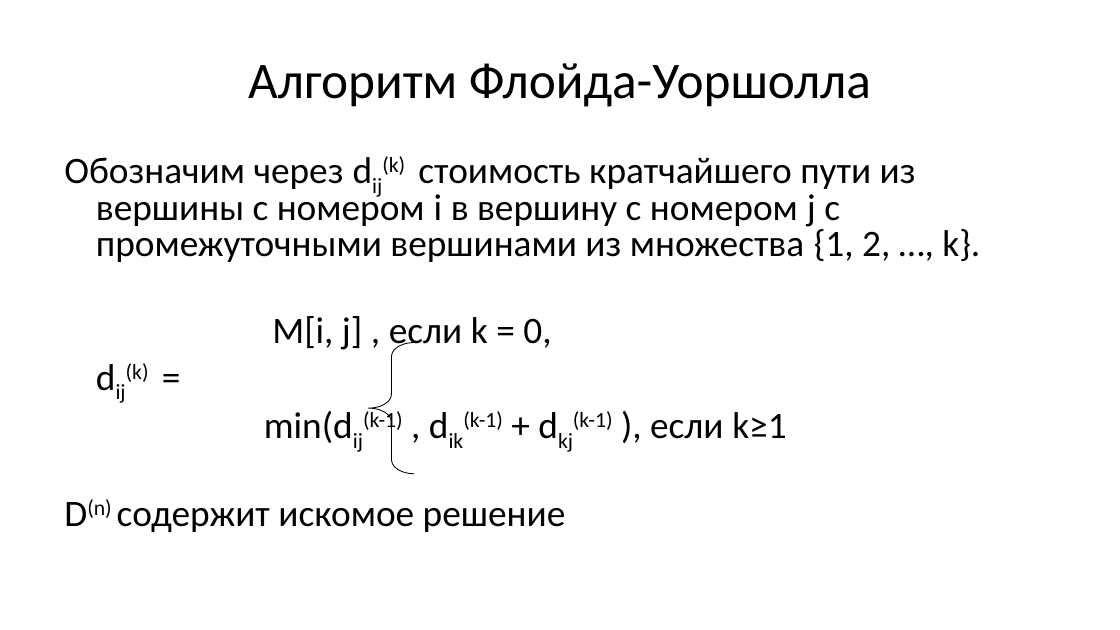
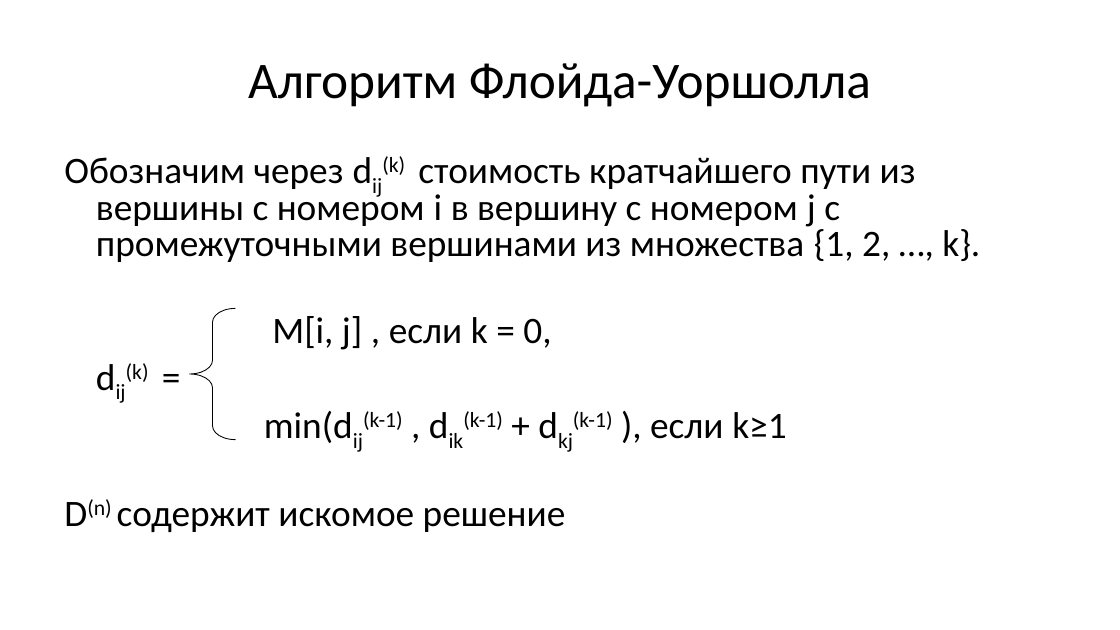
Before and after one commit to Evgueni-Petrov-aka-espetrov/Algorithms-and-Programming-in-C-pptx, a slide deck: slide 48 of 21 Динамическое программирование.pptx (slide 25 before the commit). Drawn at 1120x630 pixels with LibreOffice and Linux fonts; fonts in the diff are those of the drawing. Boxes give left, top, right and bottom in pixels: in the first picture for what was removed or moved away, otherwise in the second. Text is boxed around its words. In the diff, an @@ line names an element or a change of style, - is before the commit and + after.

```diff
--- a/21 Динамическое программирование.pptx
+++ b/21 Динамическое программирование.pptx
@@ left brace: place and size @@
-left brace at box(369, 343, 415, 474)
+left brace at box(190, 308, 236, 439)
```
Also in this commit, not shown: 8 other slides changed, 22 slides added.
